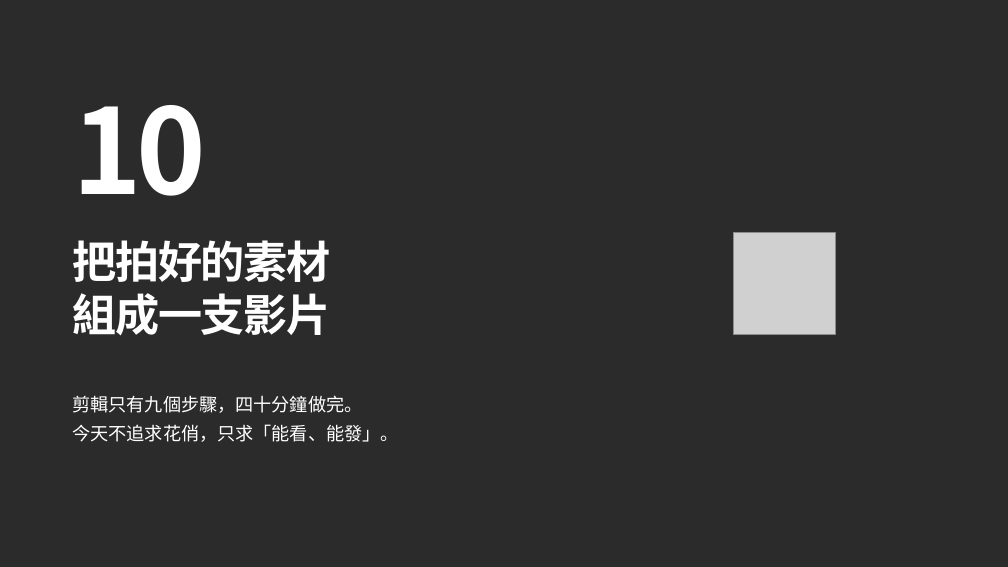
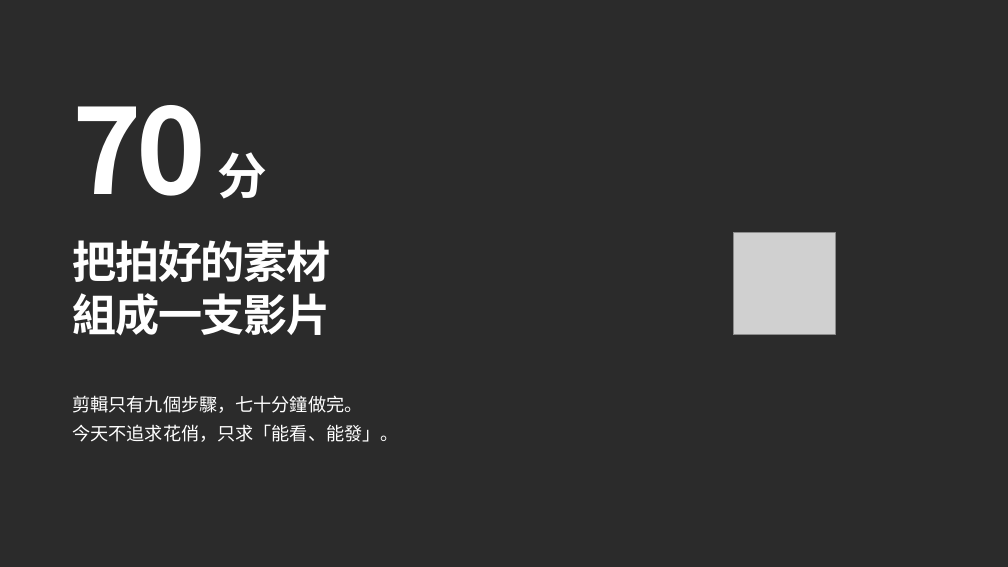
Before and after one commit to ja9705110/gogoeveryday, a slide deck: slide 47 of photo-course-2/手機拍攝商品與影像編修基礎2_商品短影音.pptx (slide 65 before the commit). Drawn at 1008x567 pixels with LibreOffice and Linux fonts; fonts in the diff are those of the drawing; grey boxes stand for pictures; background and template pictures are left out; a plain dark background stands for a picture behind light text. Boxes give left, top, right and bottom in pixels: in the first picture for what was removed or moved away, otherwise in the second. Text is boxed around its words. In the diff, an @@ line names an element or a change of style, - is before the commit and + after.

```diff
--- a/photo-course-2/手機拍攝商品與影像編修基礎2_商品短影音.pptx
+++ b/photo-course-2/手機拍攝商品與影像編修基礎2_商品短影音.pptx
@@ text at bbox=[72, 105, 267, 199]: text changed @@
-10
+70 分
@@ text at bbox=[72, 395, 362, 413]: text changed @@
-剪輯只有九個步驟，四十分鐘做完。
+剪輯只有九個步驟，七十分鐘做完。
```
Also in this commit, not shown: 13 other slides changed, 7 slides added, 11 slides removed, 8 other files.
